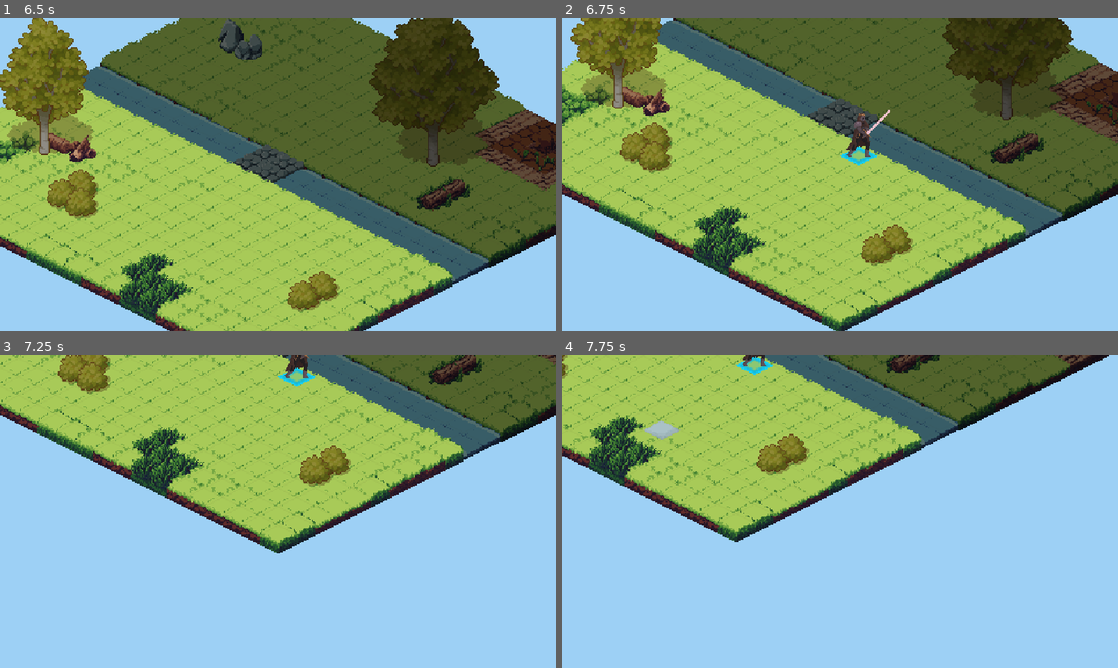
Above: before the commit, frames 1-4 (two rows, left to right).
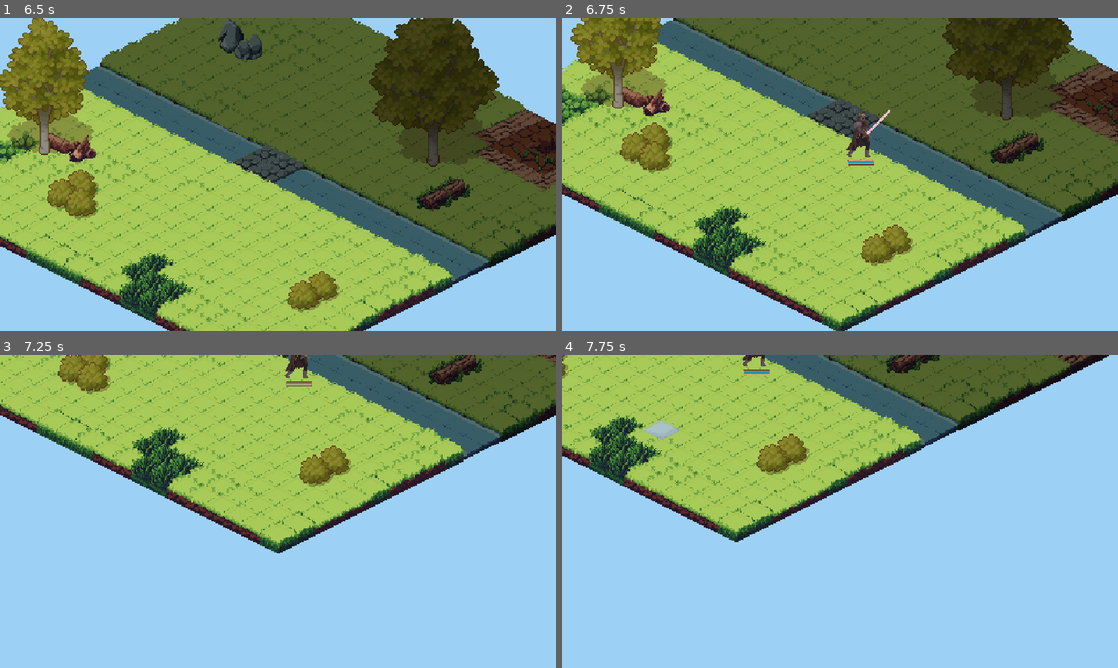
Above: after the commit, the same moments.

Repository: agh-cs-imbeciles/heralds-of-war
Game: Godot game, scene res://scenes/ui/menu/menu.tscn
Two runs of this game, one before a commit and one after it. Both use one fixed random seed, a clock stepped at 60 frames per second and the inputs below.
Inputs (mouse positions are in pixels of both pictures, inside the frame that each line leads up to):
- Up to frame 1 (6.5 s): click "START GAME" at 0.5 s; click "Match 1" at 1.25 s; tap Enter at 2 s; move the mouse to (400, 158) at 2.02 s; hold Right 2.03-2.78 s; click (400, 158) at 2.17 s; move the mouse to (166, 190) at 2.77 s; hold Down 2.78-3.53 s; move the mouse to (333, 105) at 3.52 s; hold Right 3.53-4.28 s; move the mouse to (250, 237) at 4.27 s; hold Up 4.28-5.03 s; click (250, 237) at 4.42 s; move the mouse to (444, 221) at 5.02 s; hold Left from 5.03 s (still down); move the mouse to (111, 127) at 5.77 s
- Up to frame 2 (6.75 s): move the mouse to (867, 174) at 6.52 s; release Left at 6.53 s; hold Down from 6.53 s (still down); click (867, 174) at 6.67 s
- Up to frame 3 (7.25 s): keep holding Down
- Up to frame 4 (7.75 s): move the mouse to (756, 433) at 7.27 s; release Down at 7.28 s; hold Right from 7.28 s (still down)

Frame 1 is identical in both runs. In frame 2, 0.2% of the frame differs, in the area x 50-57%, y 41-48%; in frame 3, 0.2%; in frame 4, 0.2%.

Commit message:
Feat: Create unit health bar (#80)
--------------------------------------------------------------------------------
Co-authored-by: Jakub Szaredko <jakub.szaredko@gmail.com>

Diff:
--- a/scenes/ui/game/board/player_unit_tile.tscn
+++ /dev/null
@@ -1,8 +0,0 @@
-[gd_scene load_steps=2 format=3 uid="uid://bqhtvvpipcu40"]
-
-[ext_resource type="Texture2D" uid="uid://cn1pc7vuyyn86" path="res://assets/sprites/terrain/tileset.png" id="1_5p3et"]
-
-[node name="PlayerUnitTile" type="Sprite2D"]
-texture = ExtResource("1_5p3et")
-region_enabled = true
-region_rect = Rect2(64, 416, 32, 32)
--- a/scenes/units/swordsman.tscn
+++ b/scenes/units/swordsman.tscn
@@ -1,7 +1,10 @@
-[gd_scene load_steps=13 format=3 uid="uid://bxqxpso4ylcse"]
+[gd_scene load_steps=16 format=3 uid="uid://bxqxpso4ylcse"]
 
 [ext_resource type="Script" uid="uid://b7vyhs2qf8g8l" path="res://src/units/melee_unit.gd" id="1_8w6po"]
 [ext_resource type="Texture2D" uid="uid://0iqwd7stojc5" path="res://assets/sprites/units/hooded-knight-idle.png" id="1_giobj"]
+[ext_resource type="Texture2D" uid="uid://cgkxyu7fj0e4c" path="res://assets/ui/ValueNeutralRounded_120x16.png" id="3_dfw1p"]
+[ext_resource type="Texture2D" uid="uid://ffualpthf8nr" path="res://assets/ui/ValueBar_128x16.png" id="3_gqhlb"]
+[ext_resource type="Script" uid="uid://xmla8whg3py2" path="res://src/ui/game/unit/health_bar.gd" id="3_t8i60"]
 
 [sub_resource type="AtlasTexture" id="AtlasTexture_giobj"]
 atlas = ExtResource("1_giobj")
@@ -83,3 +86,23 @@
 position = Vector2(-11, 6)
 scale = Vector2(-2.3, 1.1)
 shape = SubResource("CapsuleShape2D_giobj")
+
+[node name="HealthBarContainer" type="Node2D" parent="."]
+
+[node name="HealthBar" type="TextureProgressBar" parent="HealthBarContainer"]
+z_index = 1
+offset_left = -36.0
+offset_top = 47.0
+offset_right = 58.0
+offset_bottom = 63.0
+scale = Vector2(0.5, 0.5)
+nine_patch_stretch = true
+stretch_margin_left = 4
+stretch_margin_top = 4
+stretch_margin_right = 4
+stretch_margin_bottom = 4
+texture_under = ExtResource("3_dfw1p")
+texture_over = ExtResource("3_gqhlb")
+texture_progress = ExtResource("3_dfw1p")
+tint_under = Color(0.160784, 0.137255, 0.180392, 1)
+script = ExtResource("3_t8i60")
--- a/src/game/board/board.gd
+++ b/src/game/board/board.gd
@@ -2,6 +2,7 @@
 
 signal unit_added(unit: Unit)
 signal unit_died(unit: Unit)
+signal unit_health_changed(unit: Unit, health: int, health_before: int)
 
 var cost: Dictionary[String, int] = {}
 var units: Dictionary[String, Variant] = {}
@@ -82,6 +83,7 @@
 func add_unit(unit: Unit) -> void:
 	unit.moved.connect(__on_unit_moved)
 	unit.died.connect(__on_unit_died)
+	unit.health_changed.connect(__on_unit_health_changed)
 	units[unit.player].append(unit)
 	update_cell_cost(unit.map_position, Global.CELL_COST_INFINITY)
 
@@ -95,6 +97,14 @@
 
 func __on_unit_died(unit: Unit) -> void:
 	unit_died.emit(unit)
+
+
+func __on_unit_health_changed(
+	unit: Unit,
+	health: int,
+	health_before: int,
+) -> void:
+	unit_health_changed.emit(unit, health, health_before)
 
 
 func remove_unit(unit: Unit) -> void:
--- a/src/ui/game/board/board_ui.gd
+++ b/src/ui/game/board/board_ui.gd
@@ -11,16 +11,12 @@
 
 var highlight_tile_scene: PackedScene = preload(
 	"res://scenes/ui/game/board/highlight_tile.tscn"
-)
-var player_unit_tile: PackedScene = preload(
-	"res://scenes/ui/game/board/player_unit_tile.tscn"
 )
 
 var __hover_tile: Sprite2D
 var __focus_tile: Sprite2D
 var __commit_tile: Sprite2D
 var __marked_tiles: Array[Sprite2D] = []
-var __player_unit_tiles: Dictionary[String, Sprite2D] = {}
 
 
 func _ready() -> void:
@@ -80,7 +76,7 @@
 	__board.tile_map.ready.connect(__on_board_tile_map_ready)
 
 	__board.unit_added.connect(__on_unit_added)
-	__board.unit_died.connect(__on_unit_died)
+	__board.unit_health_changed.connect(__on_unit_health_changed)
 	__board.input_manager.mouse_left_board.connect(__on_mouse_left_board)
 
 
@@ -93,16 +89,18 @@
 	unit.moved.connect(__on_unit_moved)
 
 	set_unit_z_index(unit)
-	add_player_unit_tile(unit)
-
-
-func __on_unit_moved(unit: Unit, from: Vector2i) -> void:
+
+
+func __on_unit_moved(unit: Unit, _from: Vector2i) -> void:
 	set_unit_z_index(unit)
-	update_player_unit_tile(unit, from)
-
-
-func __on_unit_died(unit: Unit) -> void:
-	remove_player_unit_tile(unit)
+
+
+func __on_unit_health_changed(
+	unit: Unit,
+	_health: int,
+	_health_before: int,
+) -> void:
+	update_unit_health_bar(unit)
 
 
 func __on_mouse_entered_cell_placement_phase(cell_position: Vector2i) -> void:
@@ -321,43 +319,15 @@
 			else Color(0.4, 0.4, 0.4)
 
 
-func add_player_unit_tile(unit: Unit) -> Sprite2D:
-	var tile: Sprite2D = player_unit_tile.instantiate()
-	tile.name = "PlayerUnitTile%s" % __player_unit_tiles.size()
-	tile.position = __board.tile_map.map_to_local(unit.map_position)
-	tile.modulate = Color("#1ad9ff") if unit.player == "A" else Color("#ff1a57")
-	tile.z_index = 63
-
-	var map_position_key := VectorUtils.vector2i_to_string(unit.map_position)
-	__player_unit_tiles.set(map_position_key, tile)
-
-	add_child(tile)
-
-	return tile
-
-
-func update_player_unit_tile(unit: Unit, previous_position: Vector2i) -> void:
-	var map_position_key := VectorUtils.vector2i_to_string(unit.map_position)
-	var old_map_position_key := VectorUtils.vector2i_to_string(
-		previous_position
-	)
-	var tile: Sprite2D = __player_unit_tiles.get(old_map_position_key)
-
-	__player_unit_tiles.erase(old_map_position_key)
-	tile.position = __board.tile_map.map_to_local(unit.map_position)
-	__player_unit_tiles.set(map_position_key, tile)
-
-
-func remove_player_unit_tile(unit: Unit) -> void:
-	var map_position_key := VectorUtils.vector2i_to_string(unit.map_position)
-	var tile: Sprite2D = __player_unit_tiles.get(map_position_key)
-
-	remove_child(tile)
-	__player_unit_tiles.erase(map_position_key)
-
-
 func get_tile_z_index(map_position: Vector2i) -> int:
 	var board_rect := __board.tile_map.get_used_rect()
 	return map_position.y * board_rect.size.y \
 		+ map_position.x \
 		+ min_z_index
+
+
+func update_unit_health_bar(
+	unit: Unit
+) -> void:
+	var health_bar: UnitHealthBar = unit.find_child("HealthBar")
+	health_bar.set_health(unit.health)
--- /dev/null
+++ b/src/ui/game/unit/health_bar.gd
@@ -0,0 +1,19 @@
+class_name UnitHealthBar extends TextureProgressBar
+
+@onready var unit: Unit = $"../.."
+
+
+func _ready() -> void:
+	value = unit.health
+	max_value = unit.initial_health
+	set_progress_color(
+		Color("#1ad9ff") if unit.player == "A" else Color("#ff1a57"),
+	)
+
+
+func set_health(health: int) -> void:
+	value = int(100.0 * health / max_value)
+
+
+func set_progress_color(color: Color) -> void:
+	tint_progress = Color(color)
--- a/src/units/unit.gd
+++ b/src/units/unit.gd
@@ -5,6 +5,7 @@
 signal moved(unit: Unit, from: Vector2i)
 signal died(unit: Unit)
 signal action_performed(unit: Unit)
+signal health_changed(unit: Unit, health: int, health_before: int)
 
 @export var offset: Vector2
 @export var initial_position: Vector2i
@@ -78,6 +79,7 @@
 
 
 func receive_damage(enemy_attack_strength: int) -> void:
+	var health_before := health
 	health -= enemy_attack_strength * (100 - defense) / 100.0 as int
 
 	print("Unit at position %s has received damage" % map_position)
@@ -86,6 +88,8 @@
 		__on_died()
 	else:
 		print("Current health: %s" % health)
+
+	health_changed.emit(self, health, health_before)
 
 
 func __on_died() -> void:
Binary file added: assets/ui/ValueNeutralRounded_120x16.png
Not shown, added: assets/ui/ValueNeutralRounded_120x16.png.import
Not shown, added: src/ui/game/unit/health_bar.gd.uid
